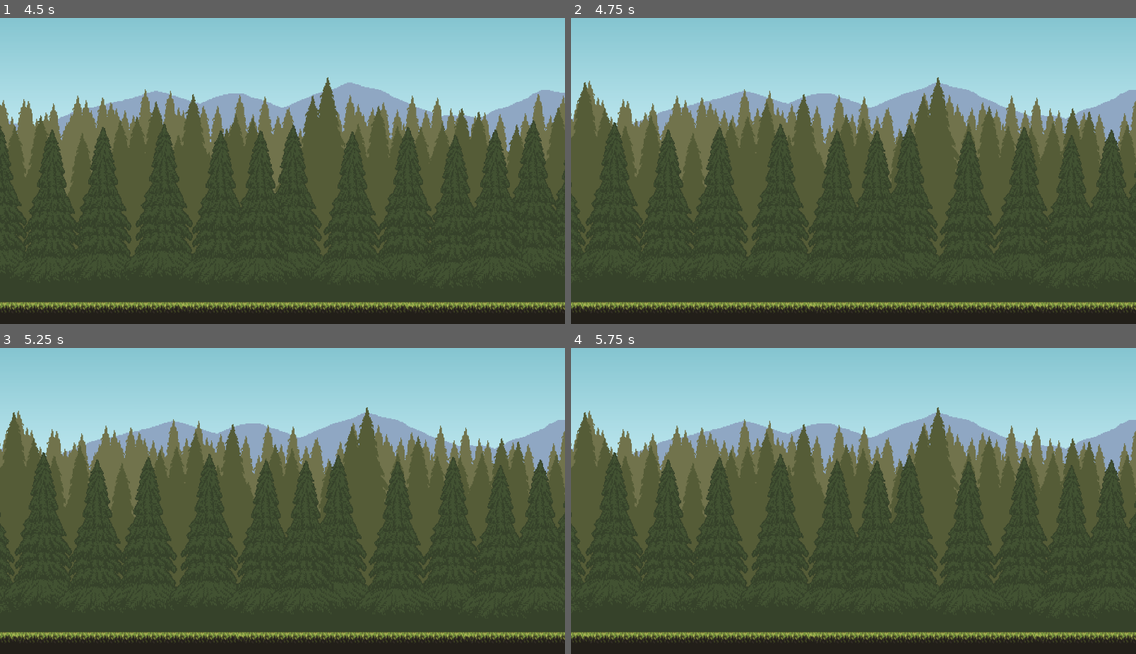
Above: before the commit, frames 1-4 (two rows, left to right).
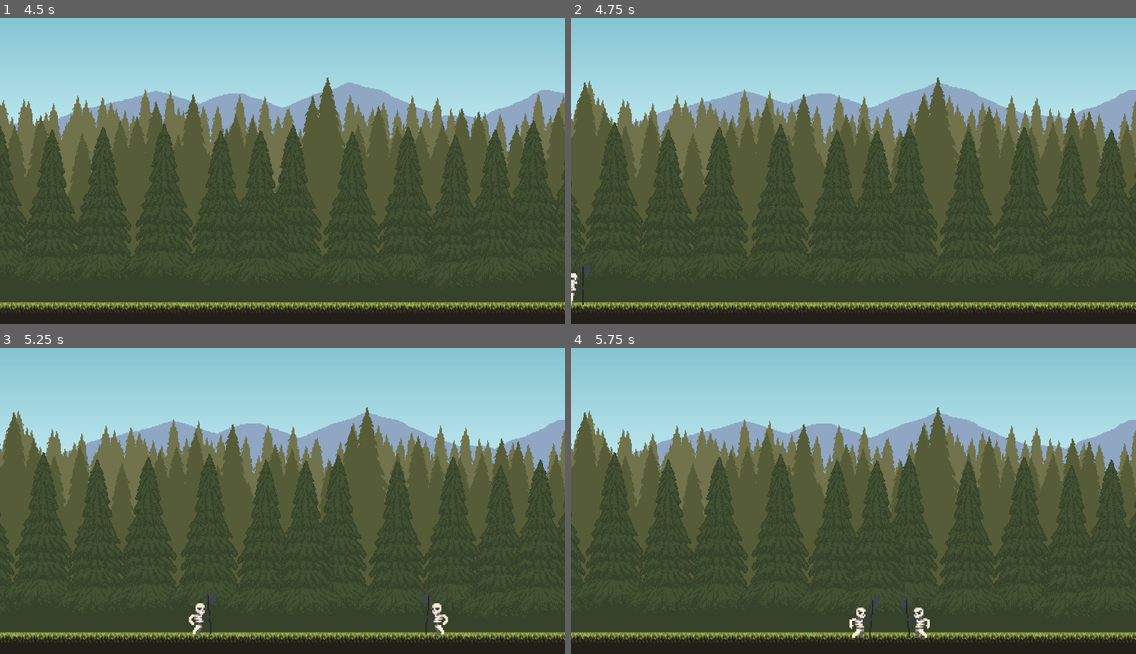
Above: after the commit, the same moments.

Repository: YonatanMaymon/clash_of_ages
Game: Godot game, scene res://scenes/game.tscn
Two runs of this game, one before a commit and one after it. Both use one fixed random seed, a clock stepped at 60 frames per second and the inputs below.
Inputs (mouse positions are in pixels of both pictures, inside the frame that each line leads up to):
- Up to frame 1 (4.5 s): tap Enter at 0.5, 2, 3.5 s; move the mouse to (406, 149) at 0.52 s; click (406, 149) at 0.67 s; tap Space at 1.25, 2.75, 4.25 s; drag from (169, 180) to (254, 229) at 1.27 s; move the mouse to (339, 94) at 2.02 s; click (339, 94) at 2.17 s; drag from (254, 229) to (113, 118) at 2.77 s; move the mouse to (452, 213) at 3.52 s; click (452, 213) at 3.67 s; drag from (113, 118) to (197, 85) at 4.27 s
- Up to frame 2 (4.75 s): no input
- Up to frame 3 (5.25 s): move the mouse to (310, 494) at 5.02 s; click (310, 494) at 5.17 s
- Up to frame 4 (5.75 s): no input

Frame 1 is identical in both runs. In frame 2, 0.1% of the frame differs, in the area x 0-4%, y 79-94%; in frame 3, 0.4%; in frame 4, 0.5%, in the area x 49-64%, y 81-95%.

Commit message:
working combat :)

Diff:
--- a/scenes/game.tscn
+++ b/scenes/game.tscn
@@ -582,84 +582,80 @@
 [node name="Game" type="Node2D"]
 script = ExtResource("1_u5sy4")
 
-[node name="Node2D" type="Node2D" parent="."]
-
-[node name="sky" type="Parallax2D" parent="Node2D"]
+[node name="Background" type="Node2D" parent="."]
+
+[node name="sky" type="Parallax2D" parent="Background"]
 scroll_scale = Vector2(0.1, 1)
 repeat_size = Vector2(2150, 0)
 repeat_times = 4
 
-[node name="GandalfHardcoreBackgroundLayersLayer5" type="Sprite2D" parent="Node2D/sky"]
+[node name="GandalfHardcoreBackgroundLayersLayer5" type="Sprite2D" parent="Background/sky"]
 position = Vector2(551.19995, 365.3)
 scale = Vector2(2.1, 2.1)
 texture = ExtResource("1_iywne")
 
-[node name="Mountains" type="Parallax2D" parent="Node2D"]
+[node name="Mountains" type="Parallax2D" parent="Background"]
 scroll_scale = Vector2(0.3, 1)
 repeat_size = Vector2(2150, 0)
 repeat_times = 4
 
-[node name="GandalfHardcoreBackgroundLayersLayer4" type="Sprite2D" parent="Node2D/Mountains"]
+[node name="GandalfHardcoreBackgroundLayersLayer4" type="Sprite2D" parent="Background/Mountains"]
 position = Vector2(551.19995, 365.3)
 scale = Vector2(2.1, 2.1)
 texture = ExtResource("2_p57ef")
 
-[node name="TreeLine3" type="Parallax2D" parent="Node2D"]
+[node name="TreeLine3" type="Parallax2D" parent="Background"]
 scroll_scale = Vector2(0.5, 1)
 repeat_size = Vector2(2150, 0)
 repeat_times = 4
 
-[node name="GandalfHardcoreBackgroundLayersLayer3" type="Sprite2D" parent="Node2D/TreeLine3"]
+[node name="GandalfHardcoreBackgroundLayersLayer3" type="Sprite2D" parent="Background/TreeLine3"]
 position = Vector2(551.2, 367.66)
 scale = Vector2(2.1, 2.1)
 texture = ExtResource("3_u5sy4")
 
-[node name="TreeLine2" type="Parallax2D" parent="Node2D"]
+[node name="TreeLine2" type="Parallax2D" parent="Background"]
 scroll_scale = Vector2(0.7, 1)
 repeat_size = Vector2(2150, 0)
 repeat_times = 4
 
-[node name="GandalfHardcoreBackgroundLayersLayer2" type="Sprite2D" parent="Node2D/TreeLine2"]
+[node name="GandalfHardcoreBackgroundLayersLayer2" type="Sprite2D" parent="Background/TreeLine2"]
 position = Vector2(551.2, 403.83)
 scale = Vector2(2.1, 2.1)
 texture = ExtResource("4_gee14")
 
-[node name="TreeLine1" type="Parallax2D" parent="Node2D"]
+[node name="TreeLine1" type="Parallax2D" parent="Background"]
 scroll_scale = Vector2(0.8, 1)
 repeat_size = Vector2(2150, 0)
 repeat_times = 4
 
-[node name="TreeLine1" type="Sprite2D" parent="Node2D/TreeLine1"]
+[node name="TreeLine1" type="Sprite2D" parent="Background/TreeLine1"]
 position = Vector2(551.2, 450.935)
 scale = Vector2(2.1, 2.1)
 texture = ExtResource("5_0tnpc")
 
-[node name="Layer0" type="TileMapLayer" parent="."]
+[node name="tiles" type="TileMapLayer" parent="."]
 use_parent_material = true
 scale = Vector2(2, 2)
 tile_map_data = PackedByteArray("AABD/xUAAAAAAAAAAABD/xYAAAAAAAEAAABD/xcAAAAAAAIAAABE/xYAAAABAAEAAABE/xcAAAABAAIAAABF/x …(28528 unchanged characters)…
 tile_set = SubResource("TileSet_iywne")
 
-[node name="Left UnitSpawner" type="Node2D" parent="." node_paths=PackedStringArray("spawn_point")]
-script = ExtResource("8_gee14")
-unit_scene = ExtResource("9_0tnpc")
-spawn_point = NodePath("../Left Spawn")
-auto_spawn = true
-metadata/_custom_type_script = "uid://bchgwyter45hq"
-
-[node name="Right UnitSpawner" type="Node2D" parent="." node_paths=PackedStringArray("spawn_point")]
+[node name="Right UnitSpawner" type="Node2D" parent="."]
+position = Vector2(3840, 678)
 script = ExtResource("8_gee14")
 unit_scene = ExtResource("9_0tnpc")
 team = 1
-spawn_point = NodePath("../Right Spawn")
 auto_spawn = true
+max_units = 1
 metadata/_custom_type_script = "uid://bchgwyter45hq"
 
-[node name="Left Spawn" type="Marker2D" parent="."]
-position = Vector2(-2524, 679)
-
-[node name="Right Spawn" type="Marker2D" parent="."]
-position = Vector2(3840, 679)
+[node name="Left UnitSpawner" type="Node2D" parent="."]
+position = Vector2(-2525, 678)
+script = ExtResource("8_gee14")
+unit_scene = ExtResource("9_0tnpc")
+auto_spawn = true
+max_units = 1
+metadata/_custom_type_script = "uid://bchgwyter45hq"
 
 [node name="Camera" type="Camera2D" parent="."]
 position = Vector2(640, 362)
--- a/scenes/skeleton.tscn
+++ b/scenes/skeleton.tscn
@@ -1,10 +1,9 @@
-[gd_scene load_steps=80 format=3 uid="uid://tkddjko7lmqh"]
+[gd_scene load_steps=69 format=3 uid="uid://tkddjko7lmqh"]
 
 [ext_resource type="Texture2D" uid="uid://crr1nh03625ro" path="res://assets/characters/Skeleton/Sprite Sheets/Skeleton Attack.png" id="1_ssl1b"]
 [ext_resource type="Script" uid="uid://brjlwsvjtlpwm" path="res://scripts/skeleton.gd" id="1_w4hcs"]
 [ext_resource type="Texture2D" uid="uid://bug4nexo5jtx" path="res://assets/characters/Skeleton/Sprite Sheets/Skeleton Dead.png" id="2_w4hcs"]
 [ext_resource type="Texture2D" uid="uid://byv1lvnwwaf7b" path="res://assets/characters/Skeleton/Sprite Sheets/Skeleton Hit.png" id="3_haw2w"]
-[ext_resource type="Texture2D" uid="uid://c5yargpttsubt" path="res://assets/characters/Skeleton/Sprite Sheets/Skeleton Idle.png" id="4_i0f3v"]
 [ext_resource type="Texture2D" uid="uid://i4ycehq6n7dd" path="res://assets/characters/Skeleton/Sprite Sheets/Skeleton React.png" id="5_xrus2"]
 [ext_resource type="Texture2D" uid="uid://cu2n460eeg26w" path="res://assets/characters/Skeleton/Sprite Sheets/Skeleton Walk.png" id="6_7e1v2"]
 
@@ -172,49 +171,9 @@
 atlas = ExtResource("3_haw2w")
 region = Rect2(210, 0, 30, 32)
 
-[sub_resource type="AtlasTexture" id="AtlasTexture_luons"]
-atlas = ExtResource("4_i0f3v")
-region = Rect2(0, 0, 24, 32)
-
-[sub_resource type="AtlasTexture" id="AtlasTexture_6cqqj"]
-atlas = ExtResource("4_i0f3v")
-region = Rect2(24, 0, 24, 32)
-
-[sub_resource type="AtlasTexture" id="AtlasTexture_ff1pb"]
-atlas = ExtResource("4_i0f3v")
-region = Rect2(48, 0, 24, 32)
-
-[sub_resource type="AtlasTexture" id="AtlasTexture_kru4l"]
-atlas = ExtResource("4_i0f3v")
-region = Rect2(72, 0, 24, 32)
-
-[sub_resource type="AtlasTexture" id="AtlasTexture_8scli"]
-atlas = ExtResource("4_i0f3v")
-region = Rect2(96, 0, 24, 32)
-
-[sub_resource type="AtlasTexture" id="AtlasTexture_g1hfb"]
-atlas = ExtResource("4_i0f3v")
-region = Rect2(120, 0, 24, 32)
-
-[sub_resource type="AtlasTexture" id="AtlasTexture_mxd0p"]
-atlas = ExtResource("4_i0f3v")
-region = Rect2(144, 0, 24, 32)
-
-[sub_resource type="AtlasTexture" id="AtlasTexture_j5eys"]
-atlas = ExtResource("4_i0f3v")
-region = Rect2(168, 0, 24, 32)
-
-[sub_resource type="AtlasTexture" id="AtlasTexture_4aoad"]
-atlas = ExtResource("4_i0f3v")
-region = Rect2(192, 0, 24, 32)
-
-[sub_resource type="AtlasTexture" id="AtlasTexture_g63xn"]
-atlas = ExtResource("4_i0f3v")
-region = Rect2(216, 0, 24, 32)
-
-[sub_resource type="AtlasTexture" id="AtlasTexture_scbor"]
-atlas = ExtResource("4_i0f3v")
-region = Rect2(240, 0, 24, 32)
+[sub_resource type="AtlasTexture" id="AtlasTexture_ssl1b"]
+atlas = ExtResource("1_ssl1b")
+region = Rect2(0, 0, 43, 37)
 
 [sub_resource type="AtlasTexture" id="AtlasTexture_jpv14"]
 atlas = ExtResource("5_xrus2")
@@ -316,6 +275,9 @@
 }, {
 "duration": 1.0,
 "texture": SubResource("AtlasTexture_dnc0r")
+}, {
+"duration": 1.0,
+"texture": SubResource("AtlasTexture_l18t7")
 }, {
 "duration": 1.0,
 "texture": SubResource("AtlasTexture_l18t7")
@@ -343,7 +305,7 @@
 }],
 "loop": false,
 "name": &"attack",
-"speed": 15.0
+"speed": 9.0
 }, {
 "frames": [{
 "duration": 1.0,
@@ -426,37 +388,7 @@
 }, {
 "frames": [{
 "duration": 1.0,
-"texture": SubResource("AtlasTexture_luons")
-}, {
-"duration": 1.0,
-"texture": SubResource("AtlasTexture_6cqqj")
-}, {
-"duration": 1.0,
-"texture": SubResource("AtlasTexture_ff1pb")
-}, {
-"duration": 1.0,
-"texture": SubResource("AtlasTexture_kru4l")
-}, {
-"duration": 1.0,
-"texture": SubResource("AtlasTexture_8scli")
-}, {
-"duration": 1.0,
-"texture": SubResource("AtlasTexture_g1hfb")
-}, {
-"duration": 1.0,
-"texture": SubResource("AtlasTexture_mxd0p")
-}, {
-"duration": 1.0,
-"texture": SubResource("AtlasTexture_j5eys")
-}, {
-"duration": 1.0,
-"texture": SubResource("AtlasTexture_4aoad")
-}, {
-"duration": 1.0,
-"texture": SubResource("AtlasTexture_g63xn")
-}, {
-"duration": 1.0,
-"texture": SubResource("AtlasTexture_scbor")
+"texture": SubResource("AtlasTexture_ssl1b")
 }],
 "loop": true,
 "name": &"idle",
@@ -533,12 +465,14 @@
 [node name="Skeleton" type="Node2D"]
 scale = Vector2(3, 3)
 script = ExtResource("1_w4hcs")
+damage = 40
+speed = 300
 
 [node name="animation" type="AnimatedSprite2D" parent="."]
 unique_name_in_owner = true
 position = Vector2(4, -16)
 sprite_frames = SubResource("SpriteFrames_81xpj")
-animation = &"idle"
+animation = &"attack"
 
 [node name="Attack Range" type="Area2D" parent="."]
 unique_name_in_owner = true
@@ -561,3 +495,7 @@
 [node name="Queue Free Timer" type="Timer" parent="."]
 unique_name_in_owner = true
 wait_time = 3.0
+
+[connection signal="animation_finished" from="animation" to="." method="_on_animation_finished"]
+[connection signal="frame_changed" from="animation" to="." method="_on_frame_changed"]
+[connection signal="timeout" from="Queue Free Timer" to="." method="_on_queue_free_timer_timeout"]
--- a/scripts/actor.gd
+++ b/scripts/actor.gd
@@ -24,6 +24,9 @@
 func take_damage(damage:int) -> void:
 	health.take_damage(damage)
 
+func is_dead() -> bool:
+	return health.is_dead()
+
 func _on_death():
 	die()
 
--- a/scripts/skeleton.gd
+++ b/scripts/skeleton.gd
@@ -3,23 +3,30 @@
 var layer = 1
 var mask = 2
 
-func _physics_process(delta: float) -> void:
+
+func _physics_process(_delta: float) -> void:
+	if (is_dead()) or (%animation.animation == "attack" and %animation.is_playing()):
+		return
 	var enemies_in_range = %"Attack Range".get_overlapping_areas()
 	if enemies_in_range.size()>0:
-		attack(enemies_in_range[0])
+		enemy = enemies_in_range[0].get_parent()
+		attack()
+	else:
+		super(_delta)
+
+
 
 func walk(delta:float) -> void:
 	super(delta)
-	%animation.play("walk")
+	#adjust the animation speed to the walking speed
+	%animation.play("walk", speed / 30.0)
 
-func attack(actor: Actor) -> void:
-	if attack_cooldown.time_left == 0.0:
-		super(actor)
-		%animation.play("attack")
-		%animation.queue("idle")
+func attack() -> void:
+	#adjust the attack to the attack speed
+	%animation.play("attack" , 2.0 / sec_between_attack)
 
-func assign_team(team:Team) -> void:
-	super.assign_team(team)
+func assign_team(_team:Team) -> void:
+	super.assign_team(_team)
 	if team == Team.RIGHT:
 		layer = 2
 		mask = 1
@@ -33,3 +40,11 @@
 	%"Queue Free Timer".start()
 	applyInteruction(false)
 	%animation.play("death")
+
+func _on_frame_changed() -> void:
+	if %animation.animation == "attack":
+		if %animation.frame == 7 and is_instance_valid(enemy):
+			enemy.take_damage(damage)
+
+func _on_queue_free_timer_timeout() -> void:
+	queue_free()
--- a/scripts/unit.gd
+++ b/scripts/unit.gd
@@ -2,22 +2,20 @@
 class_name Unit
 
 @export var damage:int = 25
-@export var speed: int = 200
 @export var attack_speed: float = 3.0
-
-var attack_cooldown: Timer
+@export var speed : int = 30
+var sec_between_attack = 10.0 / attack_speed
+var enemy : Actor
 
 func _ready() -> void:
-	attack_cooldown = Timer.new()
-	attack_cooldown.set_wait_time(attack_speed)
+	super()
 
 func _physics_process(delta: float) -> void:
-	if attack_cooldown.time_left == 0.0:
 		walk(delta)
 
 func walk(delta:float) -> void:
 	global_position += scale.x * Vector2.RIGHT * speed * delta
 
-func attack(actor: Actor) -> void:
-	actor.take_damage(damage)
-	attack_cooldown.start()
+func attack() -> void:
+	if is_instance_valid(enemy):
+		enemy.take_damage(damage)
--- a/scripts/unitSpawner.gd
+++ b/scripts/unitSpawner.gd
@@ -6,9 +6,6 @@
 
 ## Which team this spawner belongs to
 @export var team: Actor.Team = Actor.Team.LEFT
-
-## Where units appear (if null, use this node's position)
-@export var spawn_point: Node2D
 
 ## Auto-spawn control
 @export var auto_spawn: bool = false
@@ -35,7 +32,7 @@
 		return  # Stop if max is reached
 
 	var unit: Actor = unit_scene.instantiate()
-	unit.global_position = spawn_point.global_position if spawn_point else global_position
+	unit.global_position = global_position
 	unit.assign_team(team)
 
 	get_tree().current_scene.add_child(unit)
